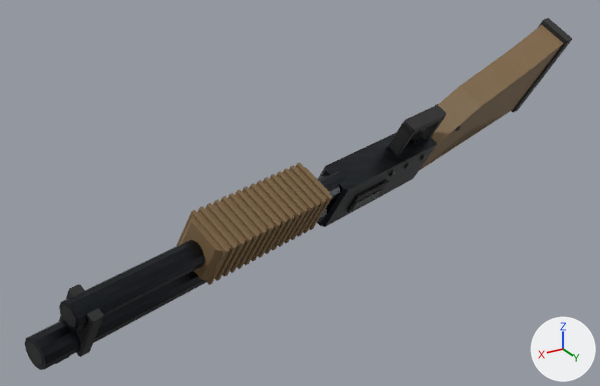
The glTF model models/objects/weapons/shotgun_lowpoly.glb: old version first, new version second.
Before and after are seen from a 50 mm camera at (0.641, 0.836, 0.409) aimed at (0.119, -0.034, -0.026). Arrows for +X, +Y and +Z are at lower right; the lights stay in place. The older version comes first. Where no turn or scale is listed for an object, it has been applied to the vertices.

The scene before the commit, as lines of its bpy script (objects in view):
```python
mat_tan_003 = bpy.data.materials.new('tan.003')
mat_tan_003.use_nodes = True; mat_tan_003.node_tree.nodes.clear()
_N = mat_tan_003.node_tree.nodes; _L = mat_tan_003.node_tree.links
n0 = _N.new('ShaderNodeBsdfPrincipled'); n0.name = 'Principled BSDF'
n1 = _N.new('ShaderNodeOutputMaterial'); n1.name = 'Material Output'
n2 = _N.new('ShaderNodeTexImage'); n2.name = 'Image Texture'
n2.image = img_architecture_albedo
n2.extension = 'EXTEND'
n3 = _N.new('ShaderNodeSeparateColor'); n3.name = 'Separate Color'
n4 = _N.new('ShaderNodeTexImage'); n4.name = 'Image Texture.001'
n4.image = img_architecture_orm
n4.extension = 'EXTEND'
n5 = _N.new('ShaderNodeNormalMap'); n5.name = 'Normal Map'
n5.uv_map = 'UVMap'
n6 = _N.new('ShaderNodeTexImage'); n6.name = 'Image Texture.002'
n6.image = img_architecture_normal
n6.extension = 'EXTEND'
_L.new(n0.outputs[0], n1.inputs[0])  # 'BSDF' to 'Surface'
_L.new(n2.outputs[0], n0.inputs[0])  # 'Color' to 'Base Color'
_L.new(n3.outputs[2], n0.inputs[1])  # 'Blue' to 'Metallic'
_L.new(n3.outputs[1], n0.inputs[2])  # 'Green' to 'Roughness'
_L.new(n4.outputs[0], n3.inputs[0])  # 'Color' to 'Color'
_L.new(n5.outputs[0], n0.inputs[5])  # 'Normal' to 'Normal'
_L.new(n6.outputs[0], n5.inputs[1])  # 'Color' to 'Color'
me_shotgun_001 = bpy.data.meshes.new('shotgun.001')
me_shotgun_001.from_pydata(...)  # 680 vertices, 1208 faces; spans x -0.403..0.498, y -0.151..0.151, z -0.108..0.14
# faces by material slot: [144, 280, 284, 500]
me_shotgun_001.materials.append(mat_metal_003)
me_shotgun_001.materials.append(mat_edge_003)
me_shotgun_001.materials.append(mat_black_003)
me_shotgun_001.materials.append(mat_tan_003)
ob_shotgun = bpy.data.objects.new('shotgun', me_shotgun_001)
ob_shotgun.location = (0.0136, -0.0226, 0.0043)
```
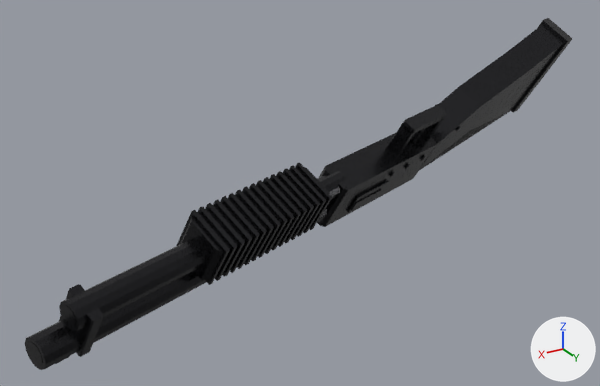
What differs and where, as boxes (x1, y1, x2, y2) in the pictures (600 x 386 px):
'shotgun', surface changed
    both: (63, 19, 569, 349)

What changed in the scene script:
```text
Change mat_tan_003:
    remove # nodes: BsdfPrincipled, NormalMap, OutputMaterial, SeparateColor, TexImage x3
    remove # uses the picture img_architecture_albedo
    remove # uses the picture img_architecture_normal
    remove # uses the picture img_architecture_orm
    nodes: BsdfPrincipled, OutputMaterial
    colours: black #2c2c2f
```
